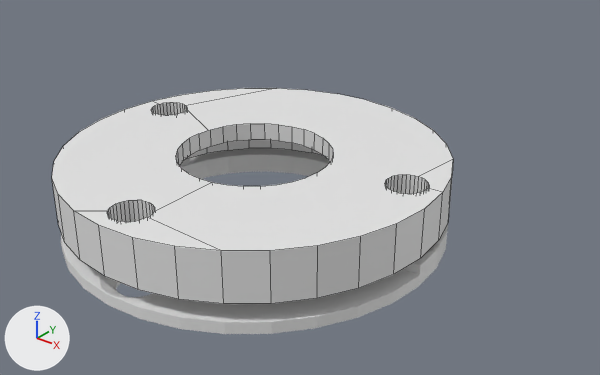
Two versions of the Blender file sling/staticport/staticport_shield.blend, one commit apart.
Both versions are drawn from a 50 mm lens placed at (52.3, -58.0, 41.9), pointed at (2.7, 4.0, 3.4). Every picture has the same lights, and +X, +Y and +Z are marked at lower left. Mesh edges are drawn as thin lines on the coarser meshes.
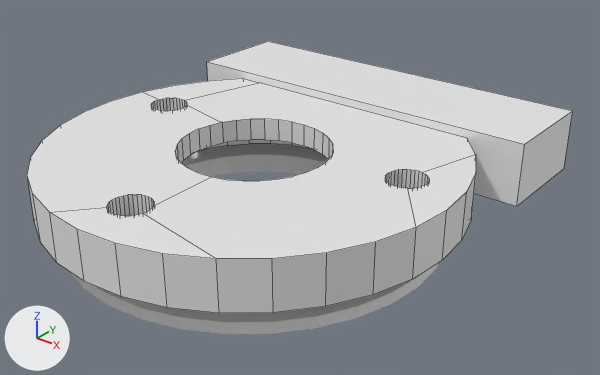
Pixel boxes [x1, y1, x2, y2] of what changed, in the pictures (600 x 375 px; the box of a moved part takes in the faces that stretch with it):
'Cylinder.003', reshaped, rescaled, modifiers changed (12% wider, 9% taller): before [52, 88, 453, 304]; after [27, 78, 476, 313]
'Cube.001', added: after [207, 41, 573, 206]
part 1 of me_cylinder_003, moved or reshaped: before [52, 177, 452, 304]; after [27, 174, 476, 313]

The change, as a diff of the scene's bpy script:
```diff
--- a/sling/staticport/staticport_shield.blend.py
+++ b/sling/staticport/staticport_shield.blend.py
@@ me_cylinder_003 @@
 me_cylinder_003.from_pydata(...)  # 64 vertices, 34 faces; spans x -1.0..1.0, y -1.0..1.0, z 0.0..4.62
 # used by ob_cylinder_003; location = (0.0, 0.0, 3.03); scale = (20.0, 20.0, 1.1)
+# me_cylinder_003 part 1: the whole mesh is scaled about its middle by (1, 1, 0.897), then moved by (0.0, 0.0, 0.24)
@@ me_cube_001 @@
+me_cube_001.from_pydata(...)  # a box spanning x -1.0..1.0, y -1.0..1.0, z -1.0..1.0
@@ ob_cylinder_003 @@
 ob_cylinder_003.location = (0.0, 0.0, 3.03)
-ob_cylinder_003.scale = (20.0, 20.0, 1.1)
+ob_cylinder_003.scale = (22.2, 22.2, 1.22)
 _m = ob_cylinder_003.modifiers.new('Boolean', 'BOOLEAN')
@@ ob_cylinder_003 @@
 _m = ob_cylinder_003.modifiers.new('Boolean.003', 'BOOLEAN')
 _m.object = ob_cylinder_006
+_m = ob_cylinder_003.modifiers.new('Boolean.001', 'BOOLEAN')
+_m.object = ob_cube_001
@@ ob_cube_001 @@
+ob_cube_001 = bpy.data.objects.new('Cube.001', me_cube_001)
+ob_cube_001.location = (0.02, 21.68, 6.19)
+ob_cube_001.scale = (22.0, 6.07, 3.46)
```
